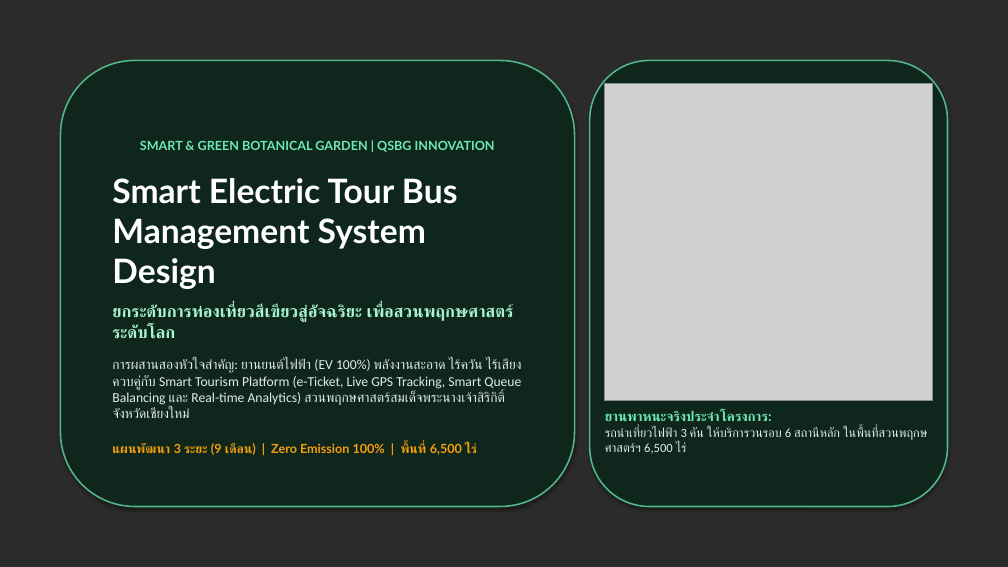
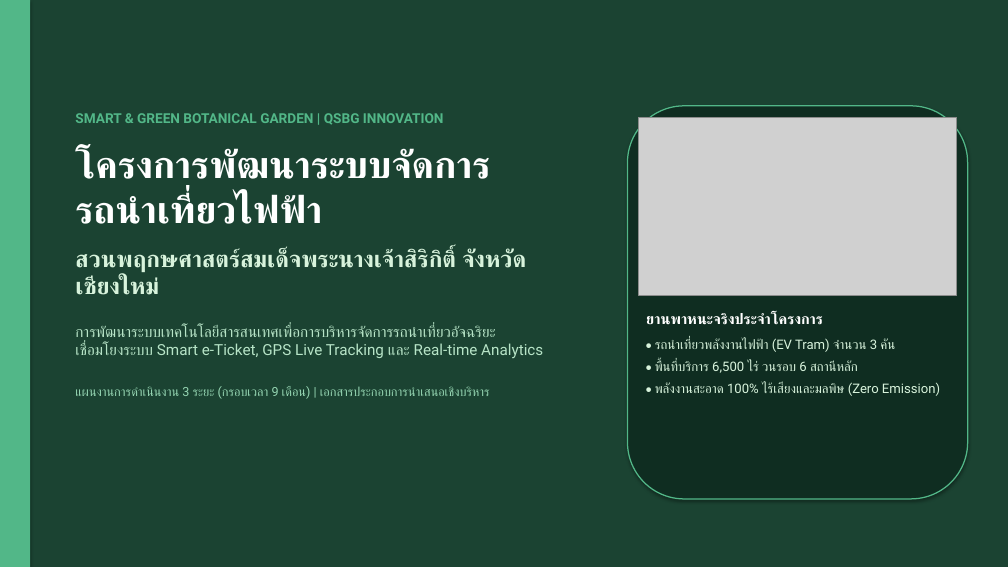
Before and after one commit to KongKwanHBD/qsbg-smart-tour-presentation, a slide deck: slide 1 of qsbg_smart_tour_presentation.pptx. Drawn at 1008x567 pixels with LibreOffice and Linux fonts; fonts in the diff are those of the drawing; grey boxes stand for pictures; background and template pictures are left out; a plain dark background stands for a picture behind light text. Boxes give left, top, right and bottom in pixels: in the first picture for what was removed or moved away, otherwise in the second. Text is boxed around its words. In the diff, an @@ line names an element or a change of style, - is before the commit and + after.

```diff
--- a/qsbg_smart_tour_presentation.pptx
+++ b/qsbg_smart_tour_presentation.pptx
@@ background picture (left out) to #1B4332 @@
@@ rectangle added at (x1=0, y1=0, x2=30, y2=567), fill #52B788 @@
@@ text "SMART & GREEN BOTANICAL GARDEN ..." moved from (x1=60, y1=60, x2=575, y2=507) to (x1=75, y1=113, x2=543, y2=399) @@
@@ text "SMART & GREEN BOTANICAL GARDEN ..." at (x1=75, y1=113, x2=543, y2=399): vertical alignment middle to top; fill #0E261C to none; outline #52B788 1.5 pt to none; shadow off @@
@@ text at (x1=75, y1=113, x2=444, y2=125): size 12 to 13 pt, font Lato to Roboto, text colour #6EE7B7 to #52B788 in "SMART & GREEN BOTANICAL GARDEN | QSBG ..."; alignment centre to left; less space between paragraphs @@
@@ rounded rectangle resized from (x1=590, y1=60, x2=948, y2=507) to (x1=628, y1=106, x2=968, y2=499) @@
@@ rounded rectangle at (x1=628, y1=106, x2=968, y2=499): fill #0E261C to #0F2D21; outline #52B788 1.5 pt to #52B788 1.2 pt @@
@@ picture resized from (x1=605, y1=83, x2=932, y2=401) to (x1=639, y1=117, x2=957, y2=296) @@
@@ text at (x1=75, y1=148, x2=543, y2=399): text changed; size 13 to 14.5 pt; font Calibri to Roboto; text colour #E2E8F0 to #B7E4C7 @@
-Smart Electric Tour Bus
-Management System Design
-ยกระดับการท่องเที่ยวสีเขียวสู่อัจฉริยะ เพื่อสวนพฤกษศาสตร์ระดับโลก
-การผสานสองหัวใจสำคัญ: ยานยนต์ไฟฟ้า (EV 100%) พลังงานสะอาด ไร้ควัน ไร้เสียง ควบคู่กับ Smart Tourism Platform (e-Ticket, Live GPS Tracking, Smart Queue Balancing และ Real-time Analytics) สวนพฤกษศาสตร์สมเด็จพระนางเจ้าสิริกิติ์ จังหวัดเชียงใหม่
-แผนพัฒนา 3 ระยะ (9 เดือน) | Zero Emission 100% | พื้นที่ 6,500 ไร่
+โครงการพัฒนาระบบจัดการ
+รถนำเที่ยวไฟฟ้า
+สวนพฤกษศาสตร์สมเด็จพระนางเจ้าสิริกิติ์ จังหวัดเชียงใหม่
+การพัฒนาระบบเทคโนโลยีสารสนเทศเพื่อการบริหารจัดการรถนำเที่ยวอัจฉริยะ
+เชื่อมโยงระบบ Smart e-Ticket, GPS Live Tracking และ Real-time Analytics
+แผนงานการดำเนินงาน 3 ระยะ (กรอบเวลา 9 เดือน) | เอกสารประกอบการนำเสนอเชิงบริหาร
@@ text at (x1=646, y1=312, x2=940, y2=396): text changed; size 12 to 12.5 pt; font Calibri to Roboto; text colour #E2E8F0 to #D8F3DC @@
-ยานพาหนะจริงประจำโครงการ:
-รถนำเที่ยวไฟฟ้า 3 คัน ให้บริการวนรอบ 6 สถานีหลัก ในพื้นที่สวนพฤกษศาสตร์ฯ 6,500 ไร่
+ยานพาหนะจริงประจำโครงการ
+• รถนำเที่ยวพลังงานไฟฟ้า (EV Tram) จำนวน 3 คัน
+• พื้นที่บริการ 6,500 ไร่ วนรอบ 6 สถานีหลัก
+• พลังงานสะอาด 100% ไร้เสียงและมลพิษ (Zero Emission)
```
Also in this commit, not shown: 6 other slides changed, 6 slides added, 6 slides removed, 3 other files.
